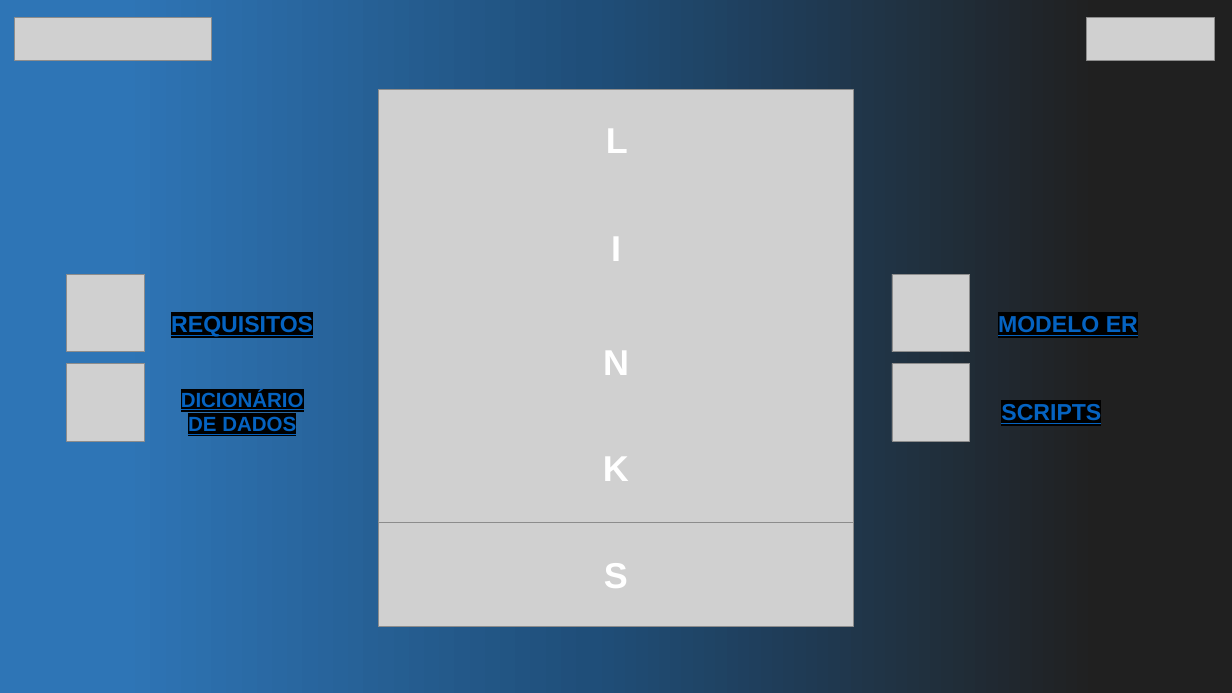
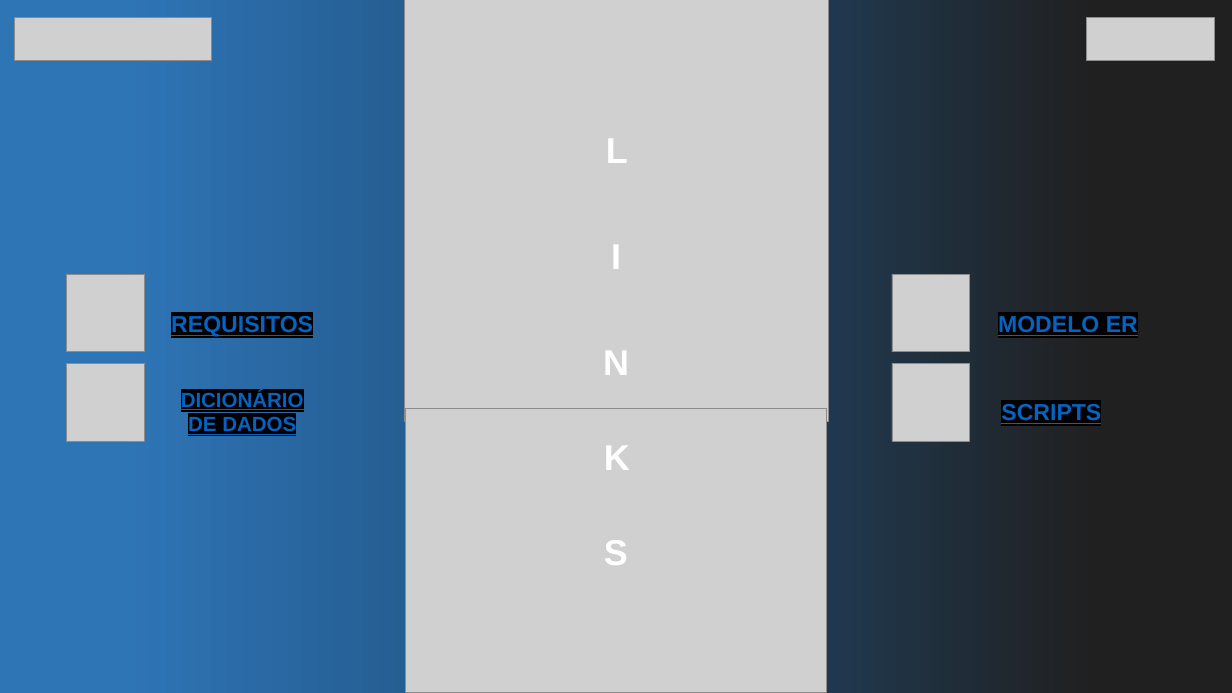
Before and after one commit to joaopaludo/RailWise, a slide deck: slide 4 of docs/Apresentação.pptx. Drawn at 1232x693 pixels with LibreOffice and Linux fonts; fonts in the diff are those of the drawing; grey boxes stand for pictures. Boxes give left, top, right and bottom in pixels: in the first picture for what was removed or moved away, otherwise in the second. Text is boxed around its words. In the diff, an @@ line names an element or a change of style, - is before the commit and + after.

```diff
--- a/docs/Apresentação.pptx
+++ b/docs/Apresentação.pptx
@@ picture resized from (x1=378, y1=90, x2=854, y2=537) to (x1=405, y1=0, x2=829, y2=421) @@
@@ text "L" moved from (x1=606, y1=129, x2=628, y2=153) to (x1=606, y1=139, x2=628, y2=163) @@
@@ text "I" moved from (x1=611, y1=237, x2=621, y2=261) to (x1=611, y1=245, x2=621, y2=269) @@
@@ picture resized from (x1=378, y1=522, x2=854, y2=627) to (x1=406, y1=409, x2=826, y2=693) @@
@@ text "K" moved from (x1=603, y1=457, x2=629, y2=481) to (x1=604, y1=446, x2=630, y2=470) @@
@@ text "S" moved from (x1=604, y1=563, x2=628, y2=588) to (x1=604, y1=540, x2=628, y2=565) @@
```
Also in this commit, not shown: 1 other slide changed.
